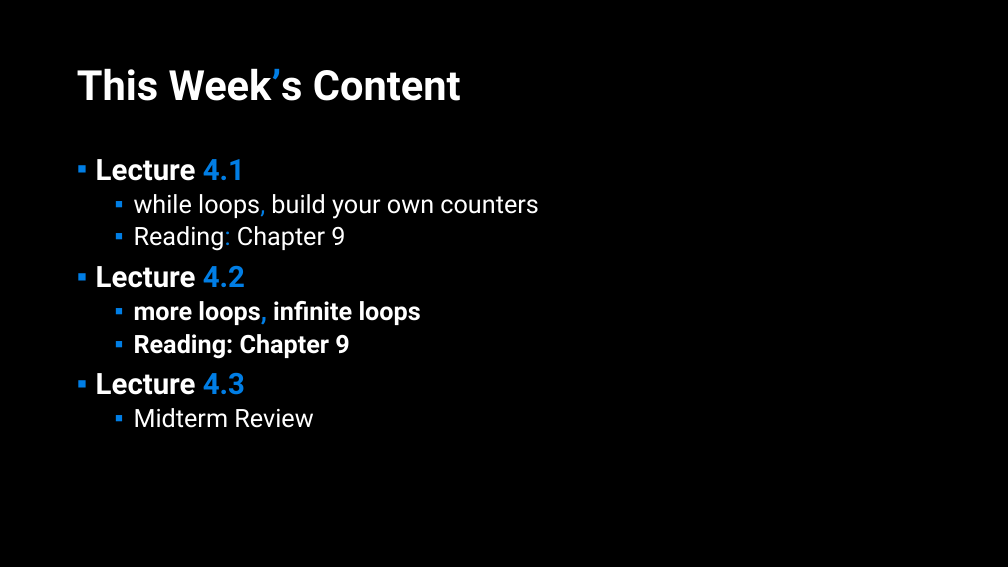
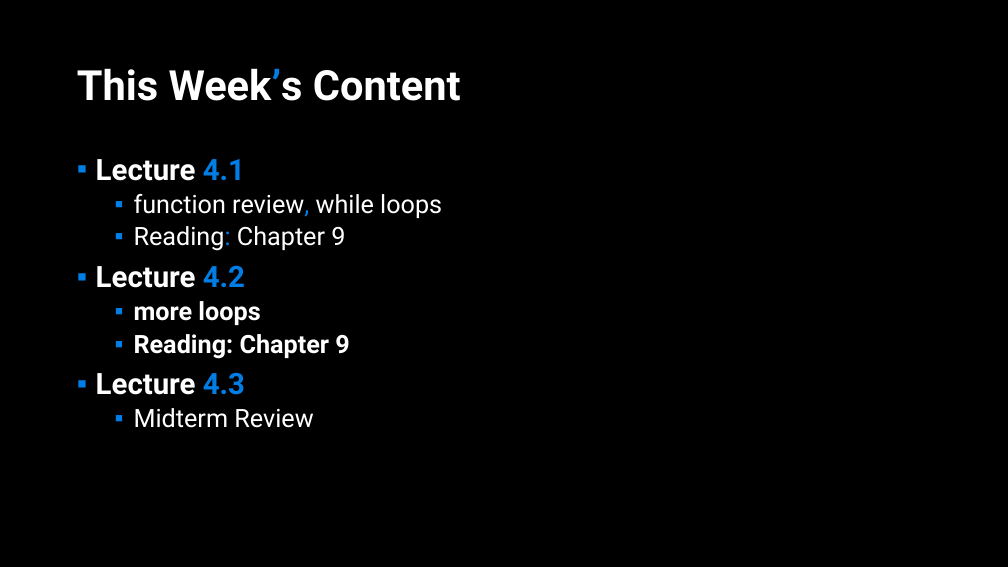
Before and after one commit to APS106/APS106-winter-2023-kinsella-goodfellow, a slide deck: slide 2 of lectures/week4/lecture2/slides/week4_lecture2.pptx. Drawn at 1008x567 pixels with LibreOffice and Linux fonts; fonts in the diff are those of the drawing; background and template pictures are left out. Boxes give left, top, right and bottom in pixels: in the first picture for what was removed or moved away, otherwise in the second. Text is boxed around its words. In the diff, an @@ line names an element or a change of style, - is before the commit and + after.

Commit message:
- week4 content

```diff
--- a/lectures/week4/lecture2/slides/week4_lecture2.pptx
+++ b/lectures/week4/lecture2/slides/week4_lecture2.pptx
@@ text at [134, 194, 442, 218]: text changed @@
-  ▪ while loops, build your own counters
+  ▪ function review, while loops
@@ text at [134, 301, 260, 325]: text changed @@
-  ▪ more loops, infinite loops
+  ▪ more loops
```
Also in this commit, not shown: 1 other slide changed, 1 slide added, 1 slide removed, 11 other files.
